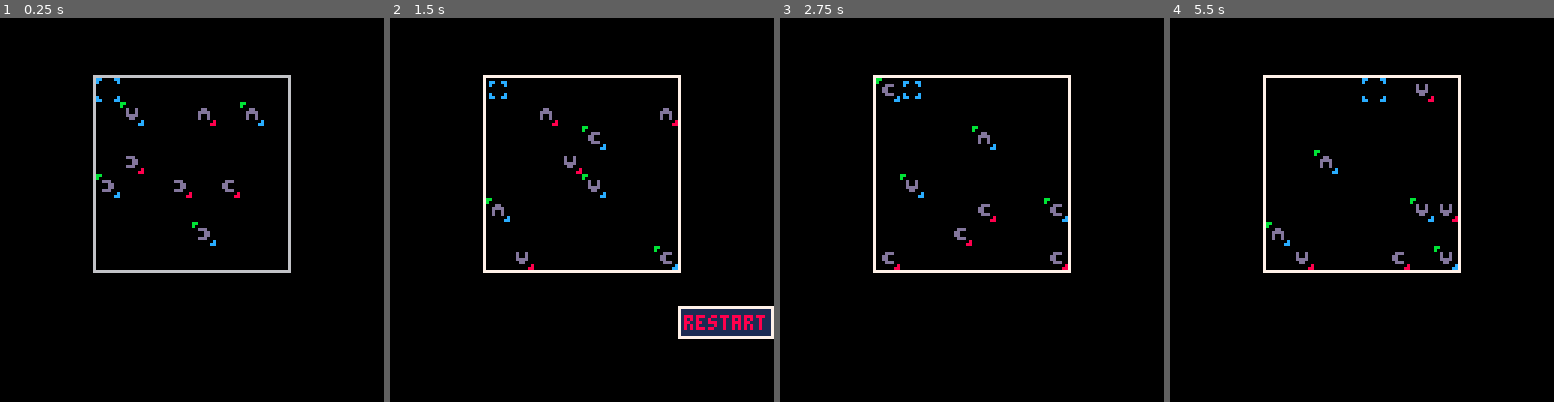
Above: before the commit, frames 1-4 (left to right).
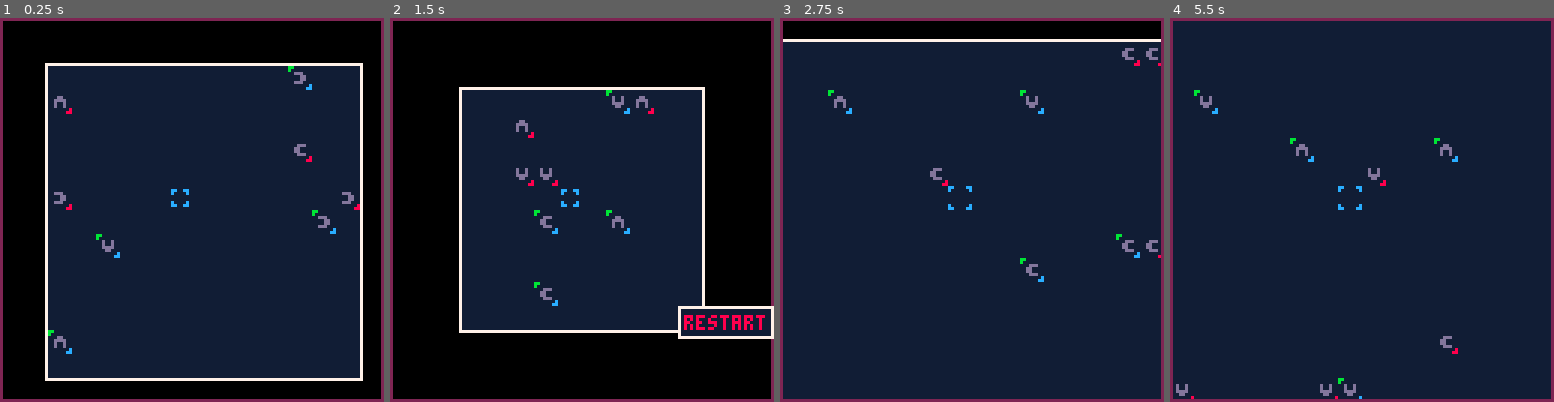
Above: after the commit, the same moments.

Repository: Dragonfoxing/p8projects
Game: PICO-8 cartridge Super Pico Wars Z/super_pico_wars_z.p8
Two runs of this game, one before a commit and one after it. Both use one fixed random seed, a clock stepped at 60 frames per second and the inputs below.
Inputs:
- Up to frame 1 (0.25 s): no input
- Up to frame 2 (1.5 s): tap X (X key) at 0.33, 1.07 s; tap O (Z key) at 0.7 s
- Up to frame 3 (2.75 s): hold Right 1.6-2.1 s; tap O (Z key) at 1.7, 2.1, 2.5 s; tap X (X key) at 1.85 s; hold Up 2.15-2.42 s; hold Right from 2.47 s (still down)
- Up to frame 4 (5.5 s): tap O (Z key) every 0.4 s from 2.9 to 5.3 s; tap X (X key) at 2.97, 4.08, 5.2 s; release Right at 3.03 s; hold Left 3.08-3.58 s; hold Down 3.63-3.97 s; hold Right 4.02-4.68 s; hold Up 4.73-5.03 s; hold Left from 5.08 s (still down)

The runs differ from the first frame. In frame 1, 72% of the frame differs, in the area x 0-100%, y 0-100%; in frame 2, 45%; in frame 3, 95%; in frame 4, 100%.

Commit message:
Fixed spawn bugs for larger grid, updated topbar
Also updated the main .p8 file with the current branch code.

Diff:
--- a/Super Pico Wars Z/main.lua
+++ b/Super Pico Wars Z/main.lua
@@ -28,10 +28,11 @@
 
 function _init()
 	pal(1,129,1	)
+	grid=flr(rnd(10))+8
 	init_units()
     phase=0
 	turn=0
-	grid=flr(rnd(20))+8
+
 	c.x=grid\2-1
 	c.y=grid\2-1
 	o.x=gptox(c.x)-56
--- a/Super Pico Wars Z/super_pico_wars_z.p8
+++ b/Super Pico Wars Z/super_pico_wars_z.p8
@@ -3,14 +3,6 @@
 __lua__
 --main
 --64x64 = center
-px=0
-py=0
-
-gxy=8
-gxoff=32
-gyoff=20
-frame=0
-
 grid=8
 
 hovered=nil
@@ -22,6 +14,7 @@
 
 show_opts=false
 show_cmds=false
+show_msgs=false
 
 cmd_pos=0
 cmd_pos_max=3
@@ -37,9 +30,18 @@
 phase=0
 
 function _init()
+	pal(1,129,1	)
+	grid=flr(rnd(10))+8
 	init_units()
     phase=0
-    turn=0
+	turn=0
+
+	c.x=grid\2-1
+	c.y=grid\2-1
+	o.x=gptox(c.x)-56
+	o.y=gptoy(c.y)-56
+
+	camera(o.x,o.y)
     command=nil
 	check_hovered()
 end
@@ -65,19 +67,23 @@
 
 function frame_update()
 	--frame stuff
-	if frame==15 then frame=0
-	else frame+=1
+	if fr.c==fr.m then fr.c=0
+	else fr.c+=1
 	end
 end
 function _draw()
 
 	cls()
 
+	_draw_battleground_bg()
+
 	_drawborders()
 
 	draw_cursor()
 
 	draw_units()
+
+	_drawgameframe()
 
 	if(not game_over) then
 
@@ -104,7 +110,8 @@
 		end
 
 		--_draw_commandbox()
-		if(show_opts) then _draw_optionbox()
+		if(show_msgs) then _draw_messagebox()
+		elseif(show_opts) then _draw_optionbox()
 		elseif(show_cmds) then _draw_commandbox() end
 		--display_unit_data()
 	else
@@ -115,7 +122,7 @@
 --game loop
 
 function test_enemy_turn()
-	if(frame==8) then
+	if(fr.c>fr.m\2) then
 		if(check_if_out_of_moves(false)) then
 			end_enemy_turn()
 		else
@@ -176,98 +183,69 @@
 
 --defunct game frame drawcall
 function _drawgameframe()
-	line(0,0,0,127)
-	line(127,0,127,127)
-	line(0,0,127,0)
-	line(0,127,127,127)
-	--debug diagonals
-	--line(0,0,127,127)
-	--line(0,127,127,0)
-end
-
+	ro(0,0,127,127,2)
+	col(7)
+end
+
+function _draw_battleground_bg()
+	rf(gxoff,gyoff,gptox(grid),gptoy(grid),1)
+	col(7)
+
+end
 --battle borders drawcall
 function _drawborders()
-	--battlefield horizontal
-	line(gxoff,gyoff-1,gxoff+gxy*8,gyoff-1)
-	line(gxoff,gyoff+gxy*8,gxoff+gxy*8,gyoff+gxy*8)
-	--battlefield vertical
-	line(gxoff-1,gyoff-1,gxoff-1,gyoff+gxy*8)
-	line(gxoff+gxy*8,gyoff-1,gxoff+gxy*8,gyoff+gxy*8)
-end
-
--- defunct draw call
+	r(gxoff-1,gyoff-1,gptox(grid),gptoy(grid))
+end
+
 function _draw_messagebox()
- --bottom panel
-	line(0,127,127,127)
-	line(0,96,127,96)
-	line(0,96,0,127)
-	line(127,96,127,127)
+	--bg
+	rfo(0,64,127,127,1)
+	--border
+	ro(0,64,127,127,7)
+
+	if(#log!=0) then
+		for i=1,#log do
+			po(log[i],4,62+(6*i))
+		end
+	end
 end
 
 --commands&option draw calls
 
 function _draw_commandbox()
-	--bg & color reset
-	rectfill(96,96,127,127,1)
-	color(7)
+	--bg
+	rfo(96,96,127,127,1)
 	--borders
-	line(96,96,127,96)
-	line(96,96,96,127)
-	line(127,96,127,127)
-	line(96,127,127,127)
-
-	if(cmd_pos==0 and not hovered.moved) then
-		print("move",98,99,8)
-		color(7)
-	elseif(hovered.moved) then
-		print("move",98,99,0)
-		color(7)
-
-	else print("move",98,99) end
-	if(cmd_pos==1 and not hovered.attacked) then
-		print("attack",98,106,8)
-		color(7)
-	elseif(hovered.attacked) then
-		print("attack",98,106,0)
-		color(7)
-	else print("attack",98,106) end
-	if((selected.moved or selected.attacked)) then
-		print("defend",98,113,0)
-		color(7)
-	elseif(cmd_pos==2) then
-		print("defend",98,113,8)
-		color(7)
-	else print("defend",98,113) end
-	if(cmd_pos==3) then
-		print("pass",98,120,8)
-		color(7)
-	else print("pass",98,120) end
+	ro(96,96,127,127,7)
+	--move cmd
+	if(cmd_pos==0 and not hovered.moved) then po("move",98,99,8)
+	elseif(hovered.moved) then po("move",98,99,0)
+	else po("move",98,99,7) end
+	--atk cmd
+	if(cmd_pos==1 and not hovered.attacked) then po("attack",98,106,8)
+	elseif(hovered.attacked) then po("attack",98,106,0)
+	else po("attack",98,106,7) end
+	--def cmd
+	if((selected.moved or selected.attacked)) then po("defend",98,113,0)
+	elseif(cmd_pos==2) then po("defend",98,113,8)
+	else po("defend",98,113,7) end
+	--pass cmd
+	if(cmd_pos==3) then po("pass",98,120,8)
+	else po("pass",98,120,7) end
+	--col reset
+	col(7)
 end
 
 function _draw_optionbox()
-	--bg & color reset
-	--[[ leaving this here for when
-	--i have more options
-	rectfill(96,96,127,127,1)
-	color(7)
-	--borders
-	line(96,96,127,96)
-	line(96,96,96,127)
-	line(127,96,127,127)
-	line(96,127,127,127)
-	]]
-	rectfill(96,96,127,106,1)
-	color(7)
-
-	rect(96,96,127,106)
+	--bg
+	rfo(96,96,127,106,1)
+	--border
+	ro(96,96,127,106,7)
 
 	if(opt_pos==0) then
-		print("restart",98,99,8)
-		color(7)
-	else print("restart",98,99) end
-	--print("",98,106)
-	--print("harden",98,113)
-	--print("prepare",98,120)
+		po("restart",98,99,8)
+		col(7)
+	else po("restart",98,99,7) end
 end
 
 --combat draw calls
@@ -305,29 +283,25 @@
 	else team="(en)"
 	end
 
-	str=u.name..team..";sh:"..u.sh..";hp:"..u.hp..";move:"..u.move
-	print(str,4,3)
+	str=u.name..team..";hp:"..u.sh.."/"..u.hp..";mv:"..u.move..";r/d:"..u.weprng.."/"..u.wepdmg
+	po(str,4,3,7)
 end
 
 function _topbar_brd()
-	--bg fill
- rectfill(0,0,127,10,1)
- color(7)
-	--borders
-	line(0,0,127,0)
-	line(0,10,127,10)
-	line(0,0,0,10)
-	line(127,0,127,10)
+	--bg
+	rfo(0,0,127,10,1)
+	--border
+	rect(o.x,o.y,o.x+127,o.y+10,7)
 end
 
 function show_game_over()
 	if(turn==0) then
-		print("you won! :d", 45, 90)
+		po("you won! :d",45,90,7)
 	elseif(turn==1) then
-		print("you lost! d:", 44, 90)
-	end
-
-	print("press (c)onfirm to play again!", 4, 100)
+		po("you lost! d:",44,90,7)
+	end
+
+	po("press (c)onfirm to play again!",4,100,7)
 end
 
 function show_game_main_menu()
@@ -335,9 +309,8 @@
 	spr(18,57,39)
 	spr(37,49,39)
 	spr(46,31,31,2,2)
-	color(7)
-	print("super pico", 50,32)
-	print("wars z", 66, 41)
+	po("super pico",50,32,7)
+	po("wars z", 66, 41,7)
 	color(6)
 
 end
@@ -346,7 +319,7 @@
 cursor_spr = 13
 
 function draw_cursor()
-	spr(cursor_spr,gptox(px),gptoy(py))
+	spr(cursor_spr,gptox(c.x),gptoy(c.y))
 end
 
 function cursor_moved()
@@ -367,18 +340,30 @@
 end
 
 function update_cursor_spr()
-	if frame==0 then cursor_spr = 13
-	elseif frame==8 then cursor_spr = 12
+	if fr.c==0 then cursor_spr = 13
+	elseif fr.c>fr.m\2 then cursor_spr = 12
 	end
 end
 
 function move_cursor()
-	if btnp(1) and px<grid-1 then px+=1
-	elseif btnp(0) and px>0 then px-=1
-	end
-
-	if btnp(2) and py>0 then py-=1
-	elseif btnp(3) and py<grid-1 then py+=1
+	if btnp(1) and c.x<grid-1 then
+		c.x+=1
+		o.x+=gxy
+		camera(o.x,o.y)
+	elseif btnp(0) and c.x>0 then
+		c.x-=1
+		o.x-=gxy
+		camera(o.x,o.y)
+	end
+
+	if btnp(2) and c.y>0 then
+		c.y-=1
+		o.y-=gxy
+		camera(o.x,o.y)
+	elseif btnp(3) and c.y<grid-1 then
+		c.y+=1
+		o.y+=gxy
+		camera(o.x,o.y)
 	end
 end
 
@@ -386,7 +371,7 @@
 	hovered=nil
 
 	for u in all(units) do
-		if(u.x==px and u.y==py) hovered=u
+		if(u.x==c.x and u.y==c.y) hovered=u
 	end
 end
 -->8
@@ -534,7 +519,7 @@
 	end
 
 	-- add the results to the log
-	add_message(msg)
+	log.add(msg)
 end
 
 function move_unit(u,x,y)
@@ -747,6 +732,23 @@
 -->8
 --common library
 
+cam = camera
+r = rect
+ro = function(x1,y1,x2,y2,z)
+	rect(o.x+x1,o.y+y1,o.x+x2,o.y+y2,z)
+end
+rf = rectfill
+rfo = function(x1,y1,x2,y2,z)
+	rectfill(o.x+x1,o.y+y1,o.x+x2,o.y+y2,z)
+end
+
+p=print
+
+po=function(s,x,y,z)
+	p(s,o.x+x,o.y+y,z)
+end
+
+col=color
 --distance function - replace args with x1,y1,x2,y2
 function get_unit_dist(u,e)
 	return sqrt((u.x-e.x)^2+(u.y-e.y)^2)
@@ -792,6 +794,14 @@
     and the cancel button is hit,
     bring up the options menu
     ]]
+    --pause button (enter/start)
+    --interrupt normal pause menu
+    if(btn(6)) then
+        poke(0x5f30,1)
+        if(show_msgs) then show_msgs=false
+        else show_msgs=true end
+    end
+
     if(command==nil and btnp(4) and hovered!=nil and not show_opts and not is_unit_idle(hovered)) then
         if(not hovered.player) then return end
         show_cmds=true
@@ -814,10 +824,10 @@
     on the commands
     ]]
     if(command==0) then
-        if(btnp(4) and has_move(px,py)) then
-            move_unit(selected,px,py)
-            px=selected.x
-            py=selected.y
+        if(btnp(4) and has_move(c.x,c.y)) then
+            move_unit(selected,c.x,c.y)
+            c.x=selected.x
+            c.y=selected.y
             selected=nil
             movelist=nil
             command=nil
@@ -825,8 +835,8 @@
             cmd_pos=0
             check_hovered()
         elseif(btnp(5)) then
-            px=selected.x
-            py=selected.y
+            c.x=selected.x
+            c.y=selected.y
 
             selected=nil
             movelist=nil
@@ -839,13 +849,16 @@
         if(btnp(4) and has_target(hovered)) then
             damage_unit(hovered, selected.wepdmg)
             selected.attacked=true
-            px=selected.x
-            py=selected.y
+            c.x=selected.x
+            o.x=gptox(c.x)-56
+            c.y=selected.y
+            o.y=gptoy(c.y)-56
             selected=nil
             movelist=nil
             command=nil
 
             cmd_pos=0
+            cam(o.x,o.y)
             check_hovered()
         elseif(btnp(5)) then
             selected=nil
@@ -932,11 +945,50 @@
 -->8
 --message box
 
-messages={}
-
-function add_message(msg)
-    add(messages,msg)
-end
+log={}
+log.max=9
+
+m={s="",i=0}
+
+log.add = function(msg)
+
+    --if we'll be full, clear space
+    if(#log>log.max+1) then
+        --delete at index
+        deli(log,1)
+    end
+
+    add(log,msg)
+
+end
+
+
+-->8
+--font
+font={}
+font.w=4
+font.h=6
+--characters per line
+font.chl=32
+
+--text cursor
+txc={}
+txc.x=0
+txc.y=0
+
+--frames, current and max
+fr={}
+fr.c=0
+fr.m=31
+
+--c = cursor pos table
+c={x=0,y=0}
+--o = camera offset table
+o={x=0,y=0}
+
+gxy=8
+gxoff=32
+gyoff=20
 __gfx__
 000000000000000000000000000000000000000000000000000000000000000000000000000000000000000033033033cc0000cc000000008000000990000008
 00000000000dd0000d0000000000ddd0000dd00000dd000000000dd00000000000000000000000000000000030000003c000000c0cc00cc00800000990000080
--- a/Super Pico Wars Z/ui.lua
+++ b/Super Pico Wars Z/ui.lua
@@ -65,9 +65,6 @@
 		po("restart",98,99,8)
 		col(7)
 	else po("restart",98,99,7) end
-	--print("",98,106)
-	--print("harden",98,113)
-	--print("prepare",98,120)
 end
 
 --combat draw calls
@@ -105,7 +102,7 @@
 	else team="(en)"
 	end
 
-	str=u.name..team..";sh:"..u.sh..";hp:"..u.hp..";move:"..u.move
+	str=u.name..team..";hp:"..u.sh.."/"..u.hp..";mv:"..u.move..";r/d:"..u.weprng.."/"..u.wepdmg
 	po(str,4,3,7)
 end
 
